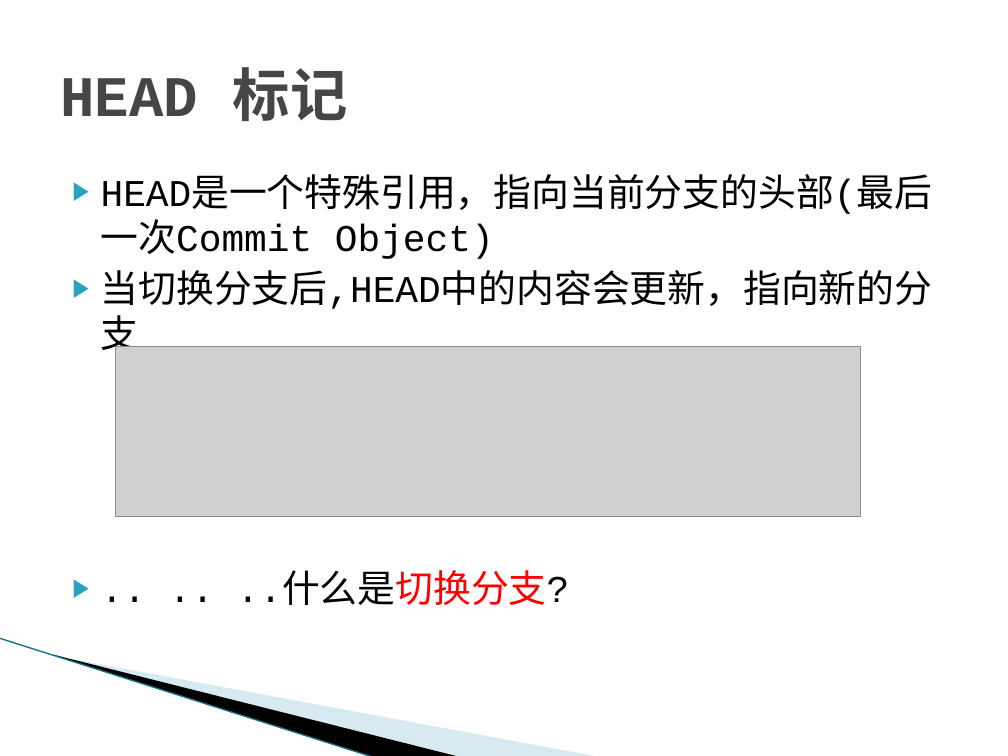
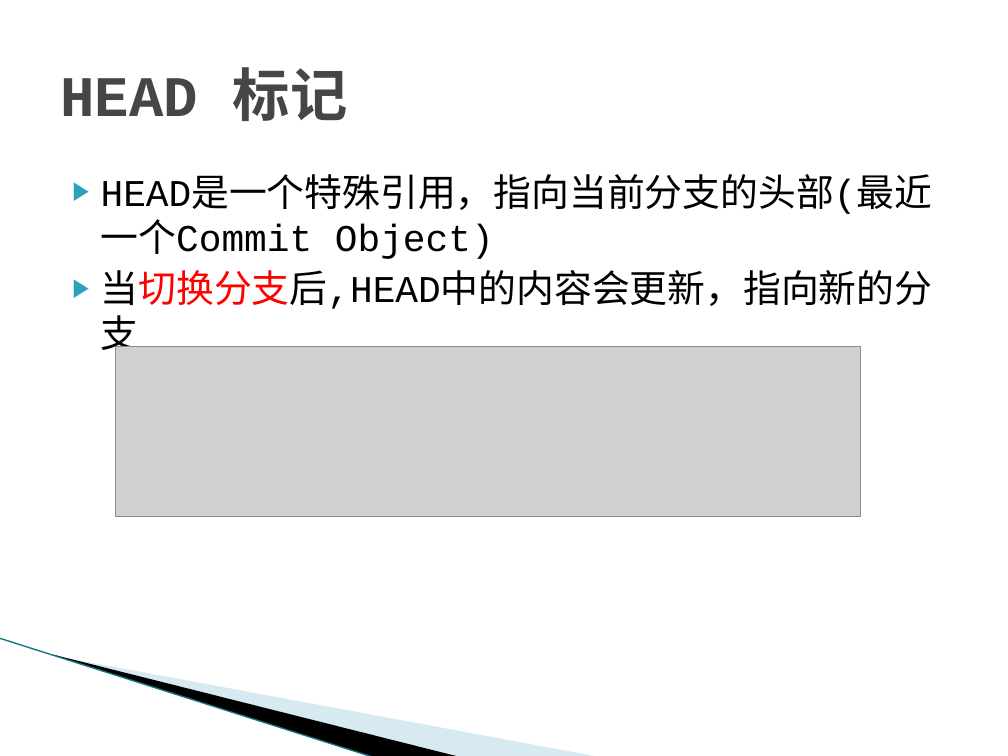
Before and after one commit to texnician/demo, a slide deck: slide 15 of ppt/Git.pptx (slide 14 before the commit). Drawn at 1008x756 pixels with LibreOffice and Linux fonts; fonts in the diff are those of the drawing; grey boxes stand for pictures; background and template pictures are left out. Boxes give left, top, right and bottom in pixels: in the first picture for what was removed or moved away, otherwise in the second. Text is boxed around its words. In the diff, an @@ line names an element or a change of style, - is before the commit and + after.

```diff
--- a/ppt/Git.pptx
+++ b/ppt/Git.pptx
@@ text at (101, 179, 933, 259): text changed @@
-▶ HEAD是一个特殊引用，指向当前分支的头部(最后一次Commit Object)
+▶ HEAD是一个特殊引用，指向当前分支的头部(最近一个Commit Object)
@@ text at (101, 270, 933, 358): text colour #000000 to #FF0000 in "当切换分支后,HEAD中的内容会更新，指向新的分支" @@
@@ text at (237, 575, 570, 605): paragraph removed @@
-▶ .. .. ..什么是切换分支?
```
Also in this commit, not shown: 7 slides added, 4 other files.
